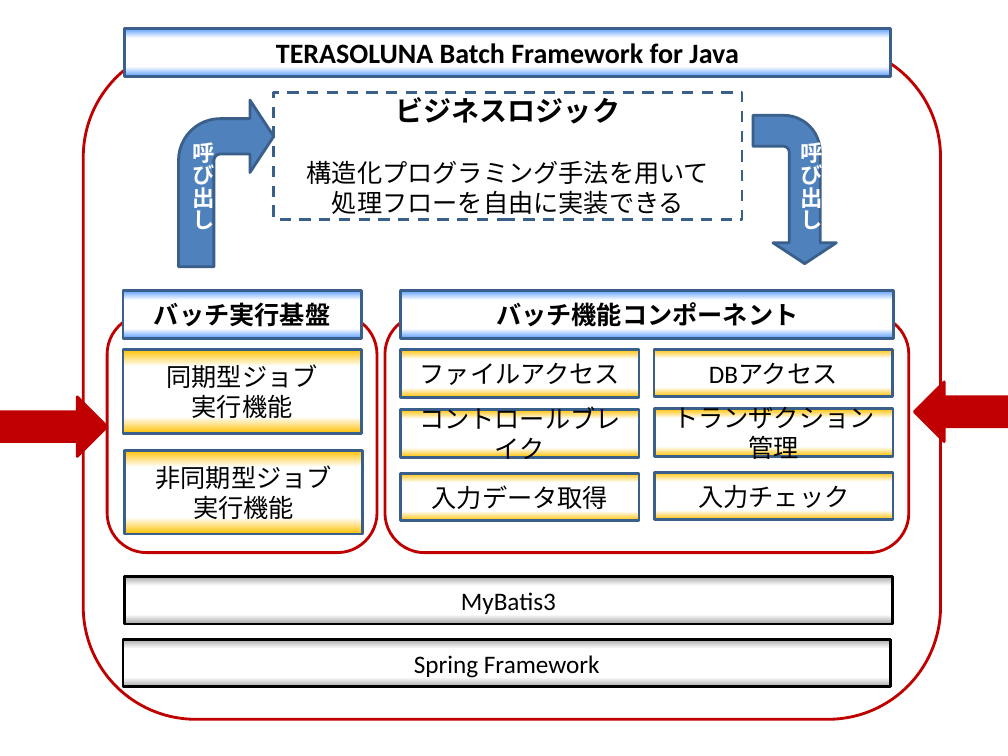
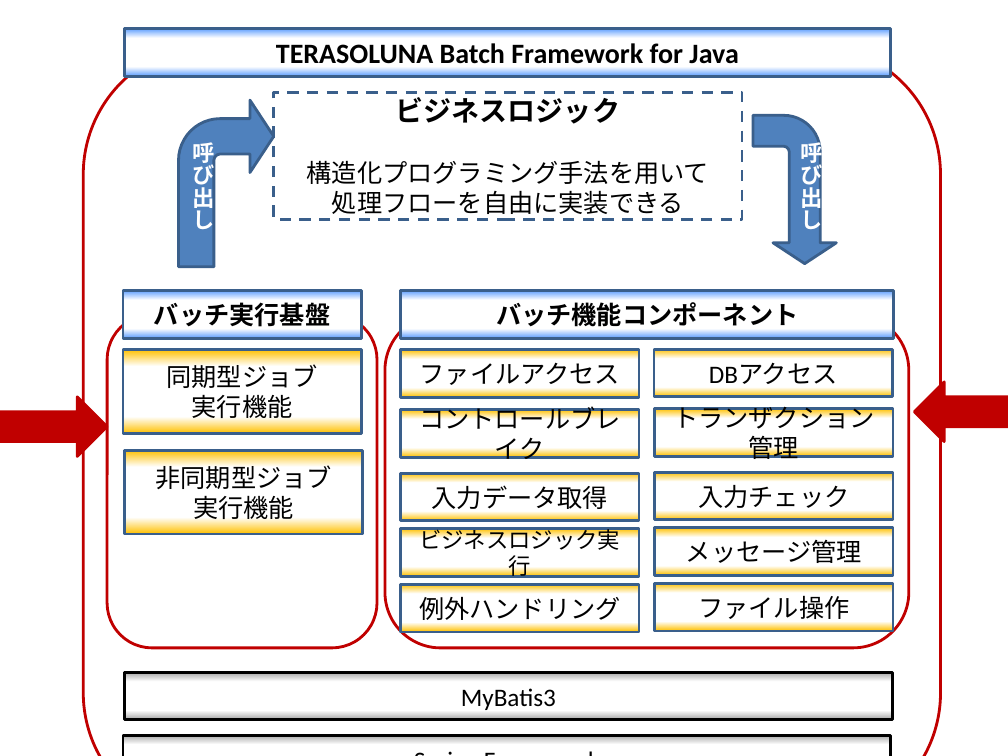
Before and after one commit to terasoluna-batch/terasoluna-doc, a slide deck: slide 1 of architecture/素材.pptx. Drawn at 1008x756 pixels with LibreOffice and Linux fonts; fonts in the diff are those of the drawing. Boxes give left, top, right and bottom in pixels: in the first picture for what was removed or moved away, otherwise in the second. Text is boxed around its words. In the diff, an @@ line names an element or a change of style, - is before the commit and + after.

```diff
--- a/architecture/素材.pptx
+++ b/architecture/素材.pptx
@@ rounded rectangle: place and size @@
-rounded rectangle at box(84, 44, 940, 719)
+rounded rectangle at box(84, 44, 940, 756)
@@ rounded rectangle: place and size @@
-rounded rectangle at box(107, 314, 377, 552)
+rounded rectangle at box(107, 314, 377, 648)
@@ rounded rectangle: place and size @@
-rounded rectangle at box(385, 314, 909, 552)
+rounded rectangle at box(385, 314, 909, 648)
@@ rectangle added at box(401, 529, 639, 577), fill gradient #FFC000 to #FFFFFF, outline #3A5F8C 2 pt, 16 pt, text #000000 @@
+ビジネスロジック実行
@@ rectangle added at box(655, 528, 893, 576), fill gradient #FFC000 to #FFFFFF, outline #3A5F8C 2 pt, 18 pt, text #000000 @@
+メッセージ管理
@@ rectangle added at box(401, 585, 639, 632), fill gradient #FFC000 to #FFFFFF, outline #3A5F8C 2 pt, 18 pt, text #000000 @@
+例外ハンドリング
@@ rectangle added at box(655, 584, 893, 631), fill gradient #FFC000 to #FFFFFF, outline #3A5F8C 2 pt, 18 pt, text #000000 @@
+ファイル操作
@@ rectangle "MyBatis3": place and size @@
-rectangle "MyBatis3" at box(125, 577, 893, 624)
+rectangle "MyBatis3" at box(125, 672, 893, 720)
@@ rectangle "Spring Framework": place and size @@
-rectangle "Spring Framework" at box(123, 639, 891, 686)
+rectangle "Spring Framework" at box(123, 735, 891, 756)
```
Also in this commit, not shown: 1 other file.
